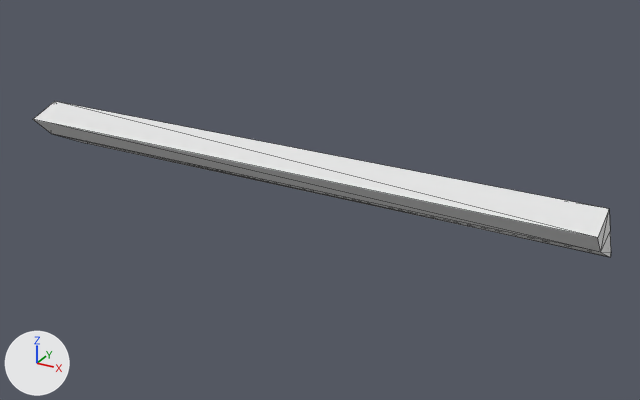
One commit to the OBJ model assets/urdf/fmb_insertion/star/peg/peg_coll_00.obj: the scene before it, then after it.
Rendered twice from a camera (50 mm lens) standing at (0.1027, -0.1687, 0.0807) and looking at (0.0074, 0.0045, -0.0059). Arrows for +X, +Y and +Z are at lower left; the lights stay in place. The first picture is the older version. Mesh edges are drawn as thin lines. Where no turn or scale is listed for an object, it has been applied to the vertices.

Objects in the first picture: 'peg_coll_00'.
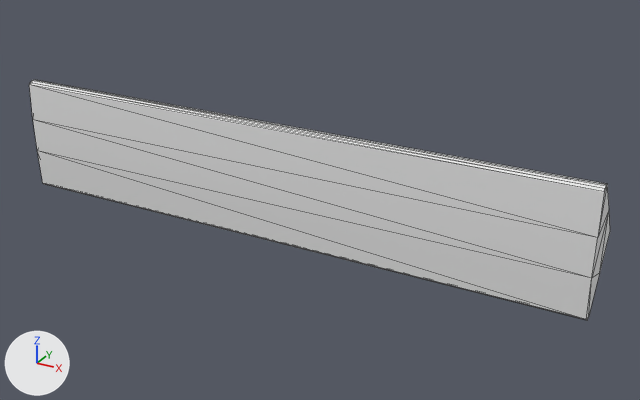
Boxes [x1, y1, x2, y2] around the edits, measured in the pictures (640 x 400 px):
'peg_coll_00', reshaped (54% taller): before [33, 101, 611, 257]; after [29, 80, 610, 320]

Patch to the scene script:
```diff
--- a/assets/urdf/fmb_insertion/star/peg/peg_coll_00.obj.py
+++ b/assets/urdf/fmb_insertion/star/peg/peg_coll_00.obj.py
@@ me_peg_coll_00 @@
 # used by ob_peg_coll_00; location = (0.0, 0.0, 0.0)
-me_peg_coll_00.from_pydata(...)  # 20 vertices, 36 faces; spans x -0.075..0.075, y -0.006..0.013, z -0.009..0.007
+me_peg_coll_00.from_pydata(...)  # 32 vertices, 60 faces; spans x -0.075..0.075, y -0.006..0.008, z -0.015..0.015
+# me_peg_coll_00 part 1
+# 14 vertices are removed from x -0.075..0.075, y 0.0..0.013, z -0.009..-0.001
+# 34 faces are deleted
+# 13 vertices are added at x 0.075, y -0.006..0.002, z -0.015..0.015
+# 13 new vertices lie (-0.15, 0.0, 0.0) away from vertices in x 0.075, y -0.006..0.002, z -0.015..0.015
+# 58 new faces join them
```
